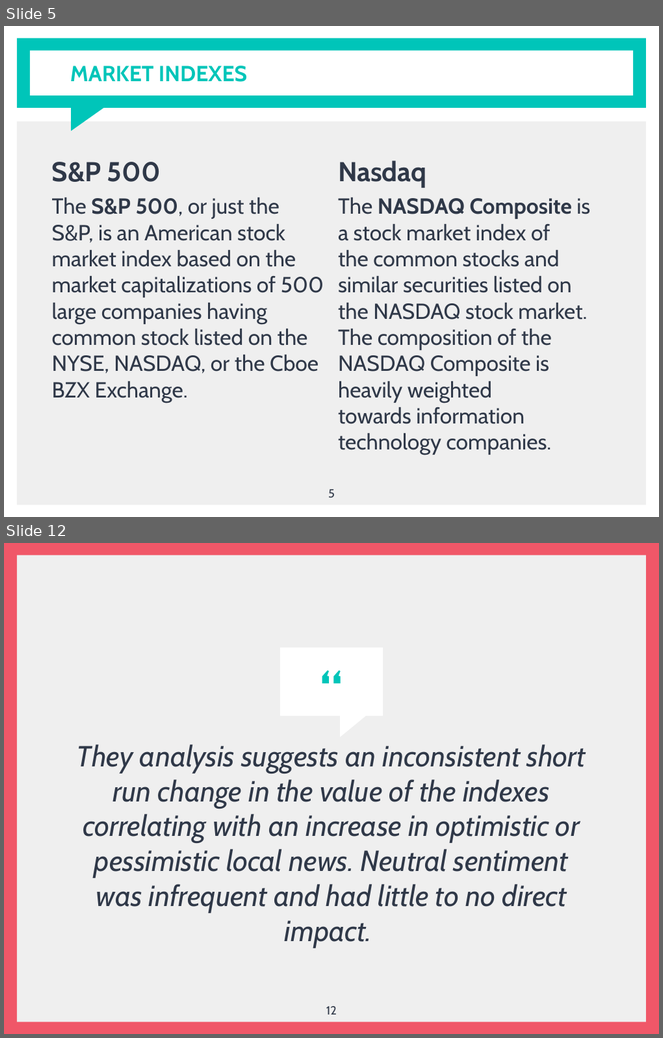
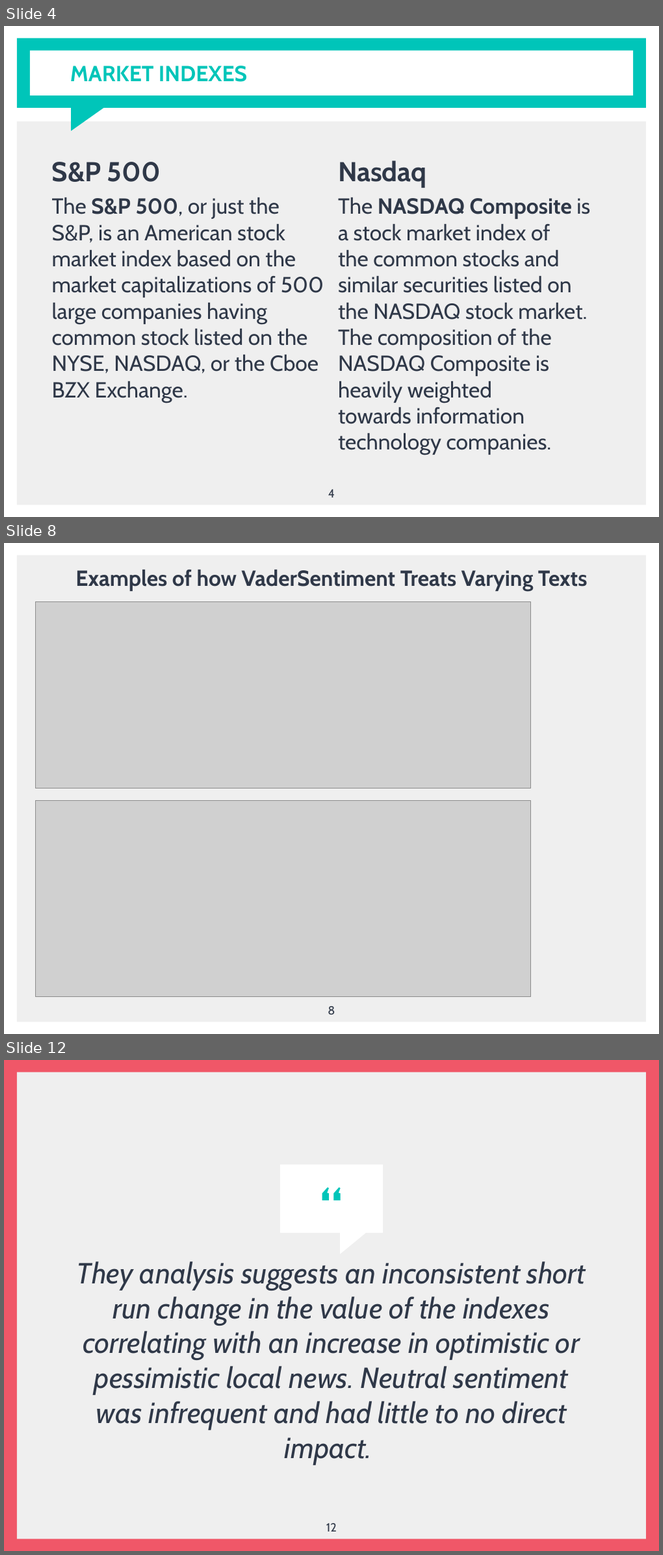
Before and after one commit to jsialcalde/news_project, a slide deck: News Project Presentation.pptx. Shown one above the other, each under a label of ours: slides 5 and 12 before the commit, slides 4, 8 and 12 after it; the slides between them are not shown. The pictures are 663x1038 and 663x1555 pixels, drawn with LibreOffice and Linux fonts; fonts in the diff are those of the drawing; grey boxes stand for pictures. Boxes give left, top, right and bottom in pixels: in the first picture for what was removed or moved away, otherwise in the second. Text is boxed around its words. In the diff, an @@ line names an element or a change of style, - is before the commit and + after.

```diff
--- a/News Project Presentation.pptx
+++ b/News Project Presentation.pptx
@@ slide 8 added at (4, 543, 659, 1034), background #FFFFFF; not listed: 1 template element that a slide beside it also shows @@
@@ text added at (76, 570, 588, 591), 24 pt, text #2F3848, bold @@
+Examples of how VaderSentiment Treats Varying Texts
@@ picture added at (35, 602, 530, 789) @@
@@ picture added at (35, 800, 530, 997) @@
@@ page number added at (328, 1006, 335, 1015), 13 pt, text #2F3848 @@
+8
@@ what was slide 5 is now slide 4 @@
@@ page number at (328, 489, 335, 498): text changed @@
-5
+4
```
Also in this commit, not shown: 1 slide changed, 5 other slides added, 6 slides removed.
